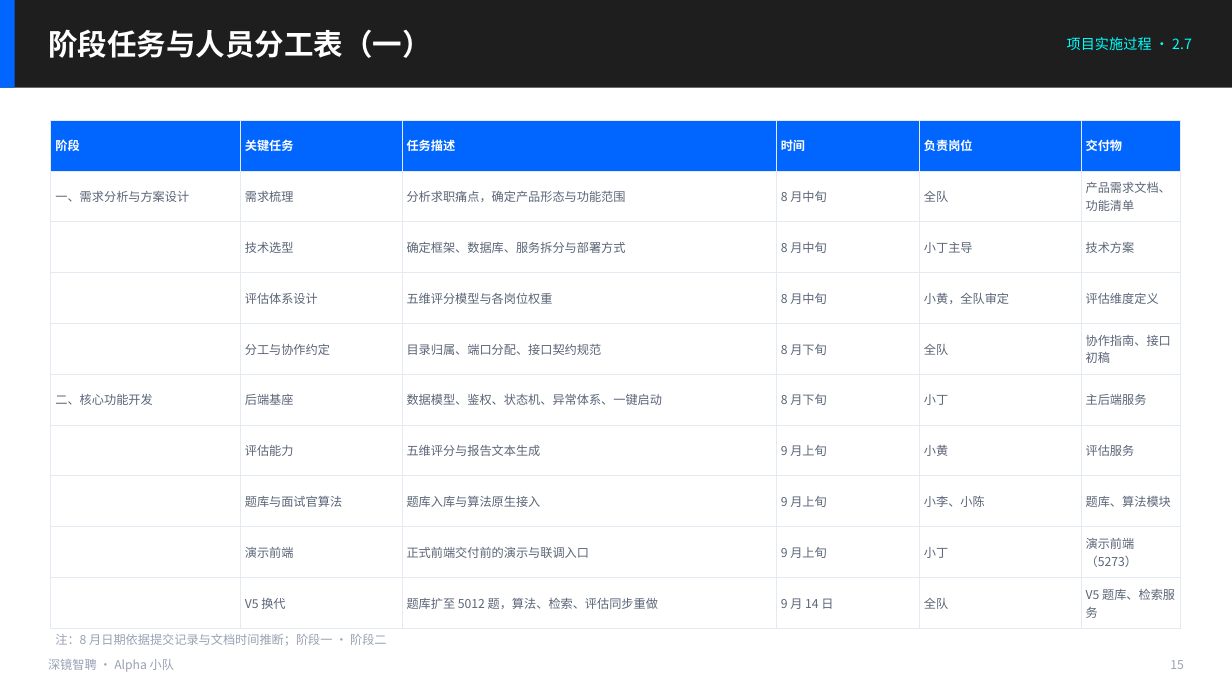
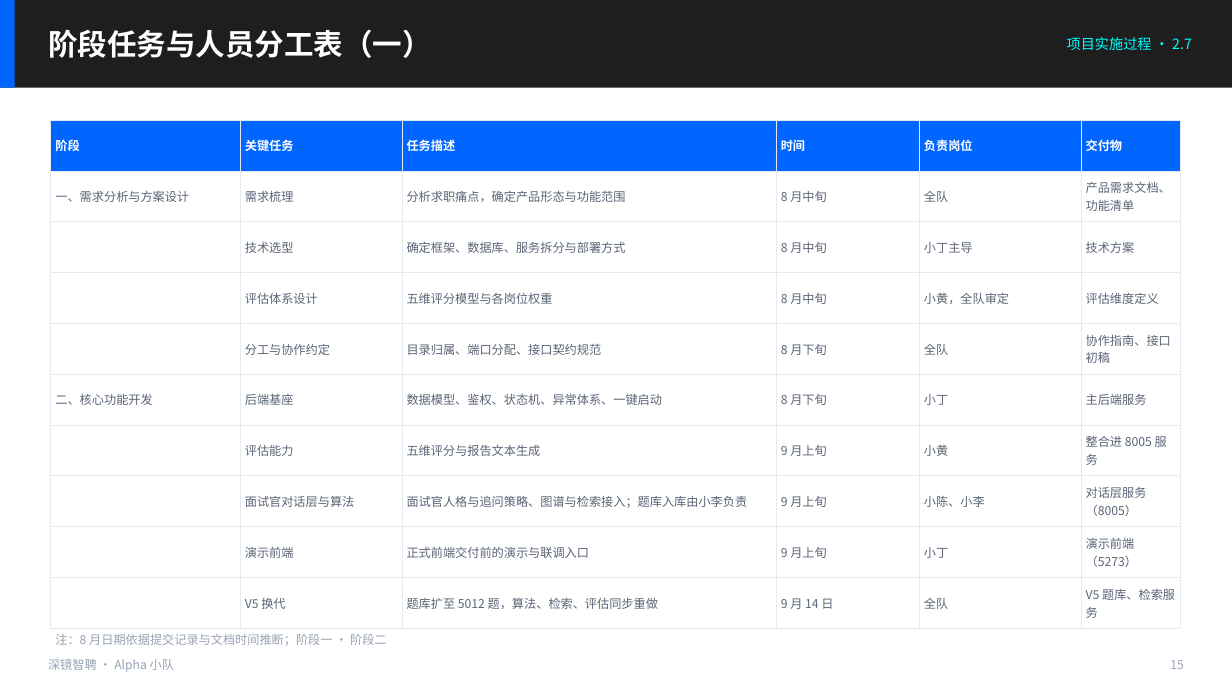
Before and after one commit to yangziyue-c/ai-interview-system, a slide deck: slide 17 of docs/submission/05-项目的详细分工及过程-演示稿.pptx. Drawn at 1232x693 pixels with LibreOffice and Linux fonts; fonts in the diff are those of the drawing. Boxes give left, top, right and bottom in pixels: in the first picture for what was removed or moved away, otherwise in the second. Text is boxed around its words. In the diff, an @@ line names an element or a change of style, - is before the commit and + after.

```diff
--- a/docs/submission/05-项目的详细分工及过程-演示稿.pptx
+++ b/docs/submission/05-项目的详细分工及过程-演示稿.pptx
@@ table at (51, 120, 1181, 622) @@
-row 7, column 6: 评估服务
+row 7, column 6: 整合进 8005 服务
-row 8:  | 题库与面试官算法 | 题库入库与算法原生接入 | 9 月上旬 | 小李、小陈 | 题库、算法模块
+row 8:  | 面试官对话层与算法 | 面试官人格与追问策略、图谱与检索接入；题库入库由小李负责 | 9 月上旬 | 小陈、小李 | 对话层服务（8005）
```
Also in this commit, not shown: 3 other slides changed, 6 other files.
